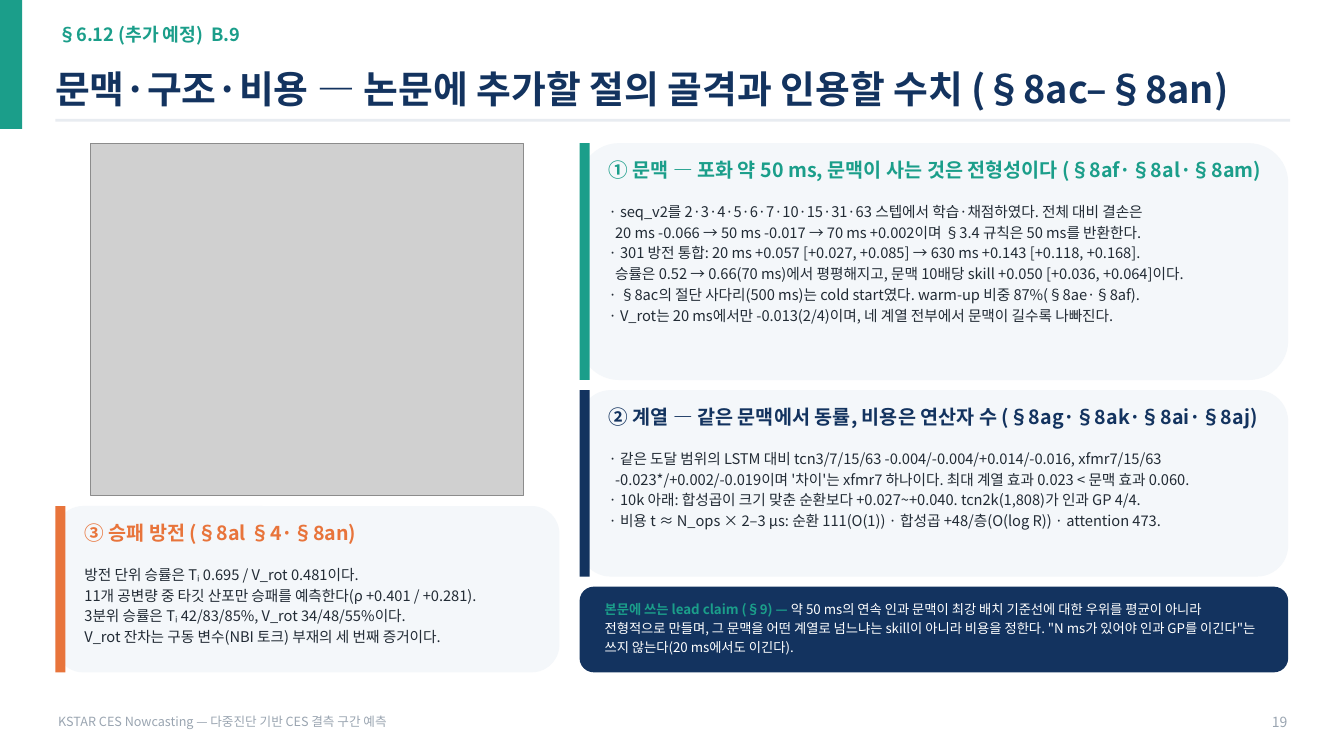
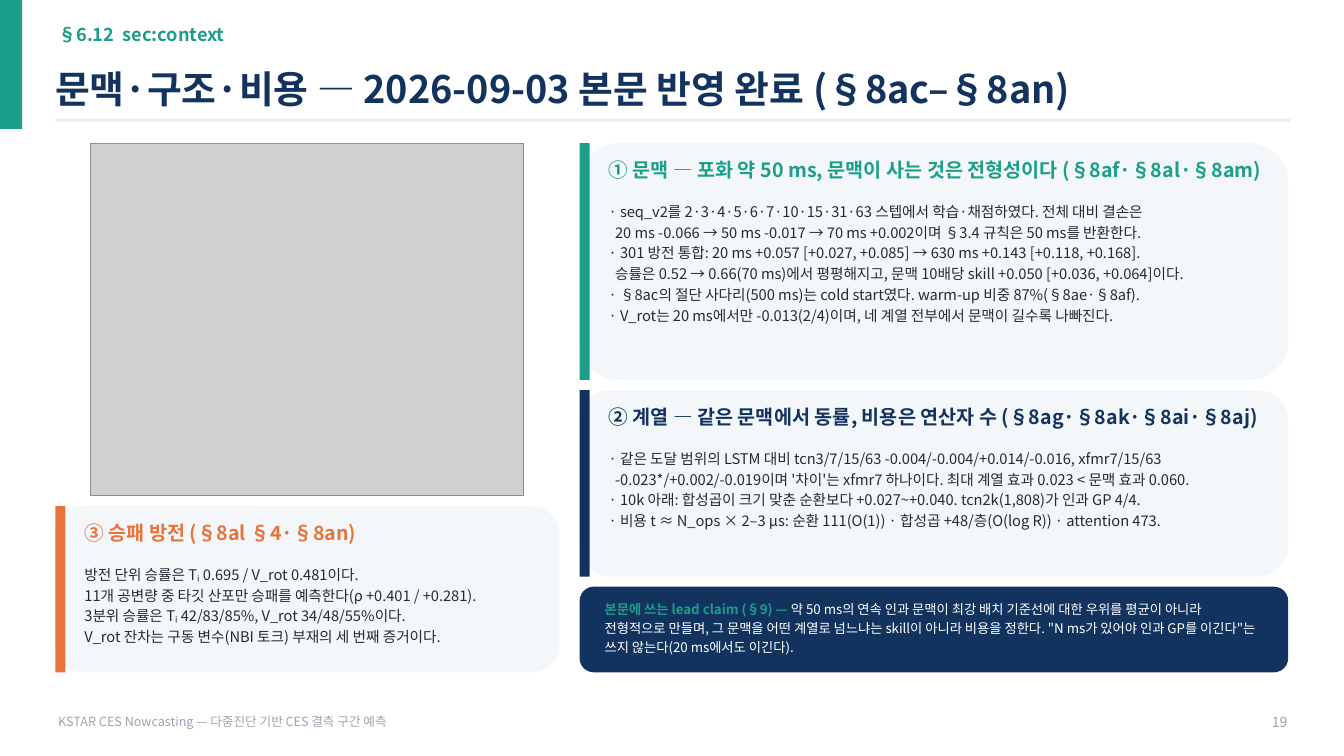
Before and after one commit to iseungsang01/ml-intern-revision, a slide deck: slide 20 of docs/presentation/KSTAR_CES_연구흐름.pptx. Drawn at 1344x756 pixels with LibreOffice and Linux fonts; fonts in the diff are those of the drawing; grey boxes stand for pictures. Boxes give left, top, right and bottom in pixels: in the first picture for what was removed or moved away, otherwise in the second. Text is boxed around its words. In the diff, an @@ line names an element or a change of style, - is before the commit and + after.

Commit message:
Write B.9 into the paper: context sets skill, family sets the price
Three weeks of results -- 8ac through 8an -- existed only in the thesis record and
the decks. They are now section 6.12 in both languages, built on the framings 9
already vetted, with three tables: the pooled ladder over 301 discharges, the
per-family ladder read on the >=3/4 promotion bar, and the operator-count cost model.

The section makes the one contrast B.9 was built for. Stretching context from 20 to
630 ms moves T_i skill from +0.055 to +0.138; swapping the operator family at matched
reach never moves it by more than 0.023. So the architecture is chosen on cost, and
cost is dispatched operator count, not parameters -- attention is strictly dominated
here, tcn3k matching its skill with 91x fewer parameters.

It also corrects two readings the earlier record had wrong and the paper would
otherwise have inherited. The threshold is a saturation point, not a crossing point:
pooled over discharges the model beats the causal GP at every measured context, 20 ms
included, and what context buys is the win rate rising 0.52 -> 0.66 and flattening --
context makes the win typical rather than raising the average. And the per-split 4/4
count is not monotone in reach at one-step spacing, so the counts are reported but the
verdict is decided on the deficit.

The V_rot paragraph closes the loop with 4.2: pooled intervals all clear zero while
the per-discharge win rate is 0.48, only one of eleven covariates predicts the win
(how much the target moves), and V_rot reaches 55% even in the most variable tercile --
the same term-by-term audit seen from the other side.

Korean 27 pages, English 28, no undefined references; the paper-writing deck's
"pending" markers are cleared. 46 tests pass.

```diff
--- a/docs/presentation/KSTAR_CES_연구흐름.pptx
+++ b/docs/presentation/KSTAR_CES_연구흐름.pptx
@@ text at (x1=58, y1=26, x2=225, y2=43): text changed @@
-§6.12 (추가 예정) B.9
+§6.12 sec:context
@@ text at (x1=55, y1=71, x2=1070, y2=111): text changed @@
-문맥·구조·비용 — 논문에 추가할 절의 골격과 인용할 수치 (§8ac–§8an)
+문맥·구조·비용 — 2026-09-03 본문 반영 완료 (§8ac–§8an)
```
Also in this commit, not shown: 3 other slides changed, 6 other files.
